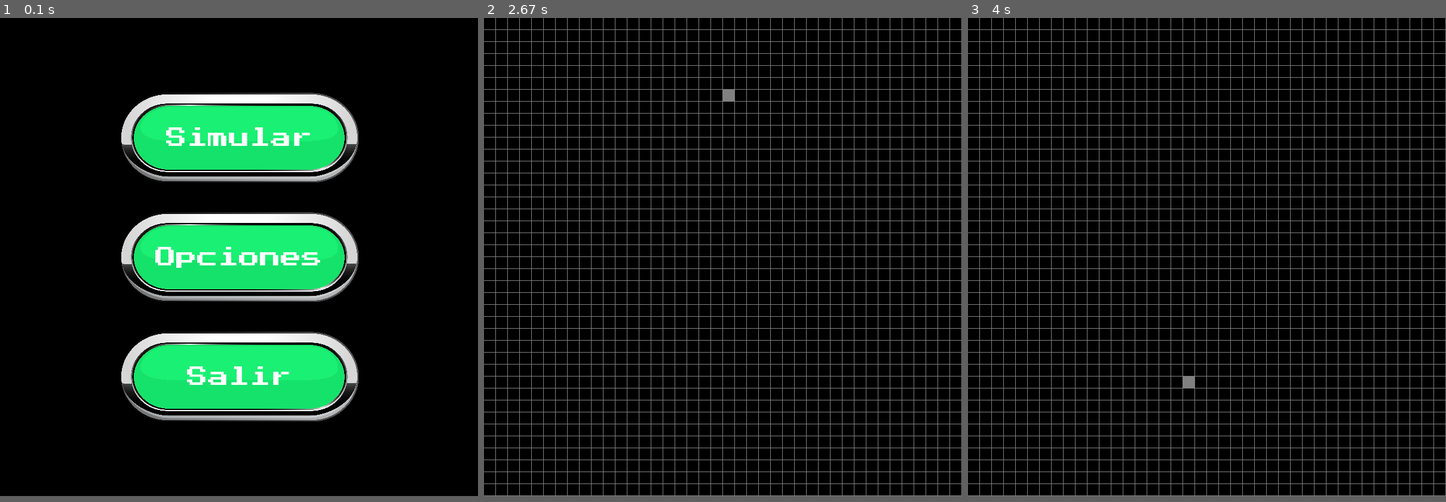
Above: before the commit, frames 1-3 (left to right).
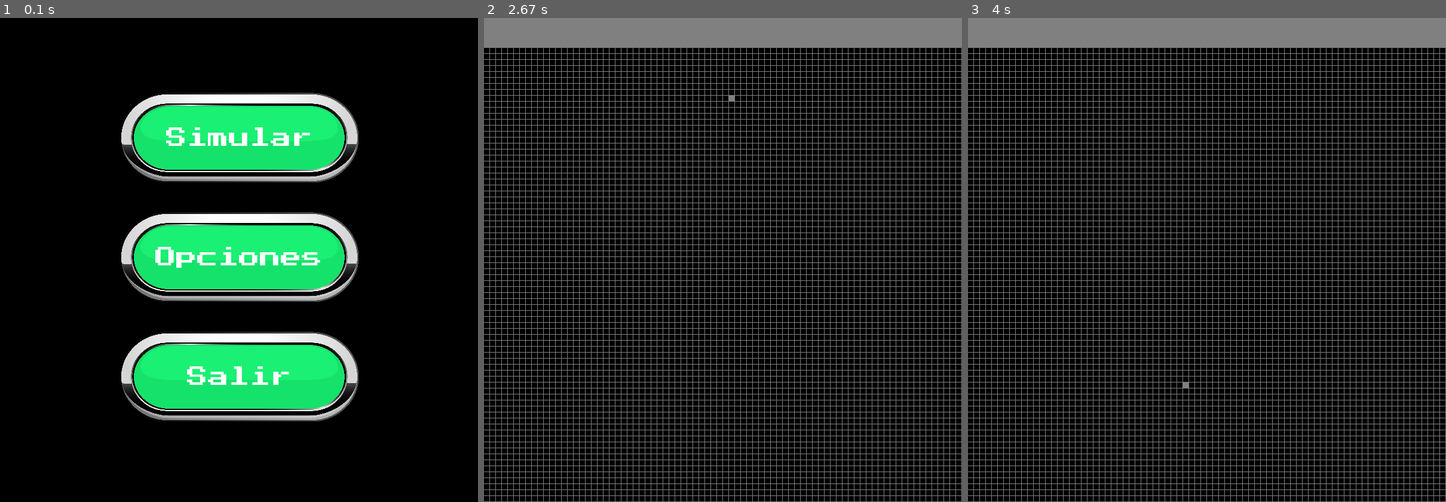
Above: after the commit, the same moments.

Repository: leodomingue/Conway-s-Game-of-Life-Pygame
Game: pygame game, started from app.py
The game is run twice, just before and just after one commit, with the same random seed, the same clock (stepped at 60 frames per second) and the same inputs.
Inputs (mouse positions are in pixels of both pictures, inside the frame that each line leads up to):
- Up to frame 1 (0.1 s): no input
- Up to frame 2 (2.67 s): click (732, 95) at 2.38 s
- Up to frame 3 (4 s): click (1183, 385) at 2.72 s; tap Space at 3, 3.33, 3.67 s
In our replay, the window is 800x800 before the commit and 800x810 after it. These sizes can differ from the game's own. Grey fills any space a smaller window leaves; there, only what the larger window draws over its background counts as a difference.

The runs differ from the first frame. In frame 1, only the window size differs. In frame 2, 14% of the frame differs, in the area x 0-100%, y 0-100%; in frame 3, 14%.

Commit message:
Mos pos fixed

Diff:
--- a/app.py
+++ b/app.py
@@ -44,7 +44,8 @@
     def __init__(self):
         #dimensions
         self.WINDOW_WIDTH = 800
-        self.WINDOW_HEIGHT = 800
+        self.WINDOW_HEIGHT = 810
+        self.INTERFACE_HEIGHT = 50
 
         # Initialize the game window and clock
         self.screen =  pygame.display.set_mode((self.WINDOW_WIDTH, self.WINDOW_HEIGHT))
@@ -54,10 +55,10 @@
         self.FPS = 60
 
         # Grid cell size
-        self.cell_size = 20
+        self.cell_size = 10
 
         # Create an instance of the Grid class
-        self.grid = Engine(self.WINDOW_WIDTH, self.WINDOW_HEIGHT,self.cell_size)
+        self.grid = Engine(self.WINDOW_WIDTH, self.WINDOW_HEIGHT - self.INTERFACE_HEIGHT,self.cell_size, self.INTERFACE_HEIGHT)
 
 
 
@@ -121,7 +122,8 @@
                         self.grid.clear()
 
                 if event.type == pygame.MOUSEBUTTONDOWN:
-                    self.grid.handle_mouse_click(MOUSE_POS)
+                    adjusted_mouse_pos = (MOUSE_POS[0], MOUSE_POS[1] - self.INTERFACE_HEIGHT)
+                    self.grid.handle_mouse_click(adjusted_mouse_pos)
 
 
             self.grid.update()
@@ -129,7 +131,8 @@
             # Draw the grid onto the screen
             self.grid.draw(self.screen)
 
-            self.grid.handle_mouse_no_click(self.screen, MOUSE_POS)
+            adjusted_mouse_pos = (MOUSE_POS[0], MOUSE_POS[1] - self.INTERFACE_HEIGHT)
+            self.grid.handle_mouse_no_click(self.screen, adjusted_mouse_pos)
 
             # Update the display and maintain the FPS
             pygame.display.update()
--- a/grid.py
+++ b/grid.py
@@ -2,10 +2,11 @@
 import pygame
 
 class Grid:
-    def __init__(self, width, height, cell_size):
+    def __init__(self, width, height, cell_size, interface_height):
         self.cell_size = cell_size # Size of each cell in the grid
         self.rows = height//cell_size # Number of rows based on height
         self.cols = width//cell_size # Number of cols based on width
+        self.interface_height = interface_height
 
          # Representation of the grid as a 2D array
         self.cells_grid = [[0 for _ in range(self.cols)] for _ in range(self.rows)]
@@ -22,4 +23,4 @@
                     color = colors.WHITE
 
                 # Draw the cell as a rectangle with a slight gap for grid lines
-                pygame.draw.rect(window, color, (j* self.cell_size, i *self.cell_size, self.cell_size-1, self.cell_size-1))
+                pygame.draw.rect(window, color, (j* self.cell_size, i *self.cell_size+self.interface_height, self.cell_size-1, self.cell_size-1))
--- a/life_engine.py
+++ b/life_engine.py
@@ -2,15 +2,17 @@
 import COLORS as colors
 import pygame
 class Engine:
-    def __init__(self, width, height, cell_size):
-        self.grid = Grid(width,height,cell_size)
+    def __init__(self, width, height, cell_size, interface_height):
+        self.grid = Grid(width,height,cell_size, interface_height)
         self.cells_grid = self.grid.cells_grid
         self.rows = len(self.cells_grid)
         self.cols = len(self.cells_grid[0])
         self.cell_size = cell_size
         self.running = False
 
+
         self.temp_grid = [[0 for _ in range(self.cols)] for _ in range(self.rows)]
+        self.interface_height = interface_height
 
     def draw(self, window):
         self.grid.draw(window)
@@ -85,4 +87,4 @@
         row = mouse_pos[1] // self.cell_size
 
         if 0 <= row < self.rows and 0 <= col < self.cols:
-            pygame.draw.rect(window, colors.GRAY, (col* self.cell_size, row *self.cell_size, self.cell_size-1, self.cell_size-1))
+            pygame.draw.rect(window, colors.GRAY, (col* self.cell_size, row *self.cell_size+self.interface_height, self.cell_size-1, self.cell_size-1))
